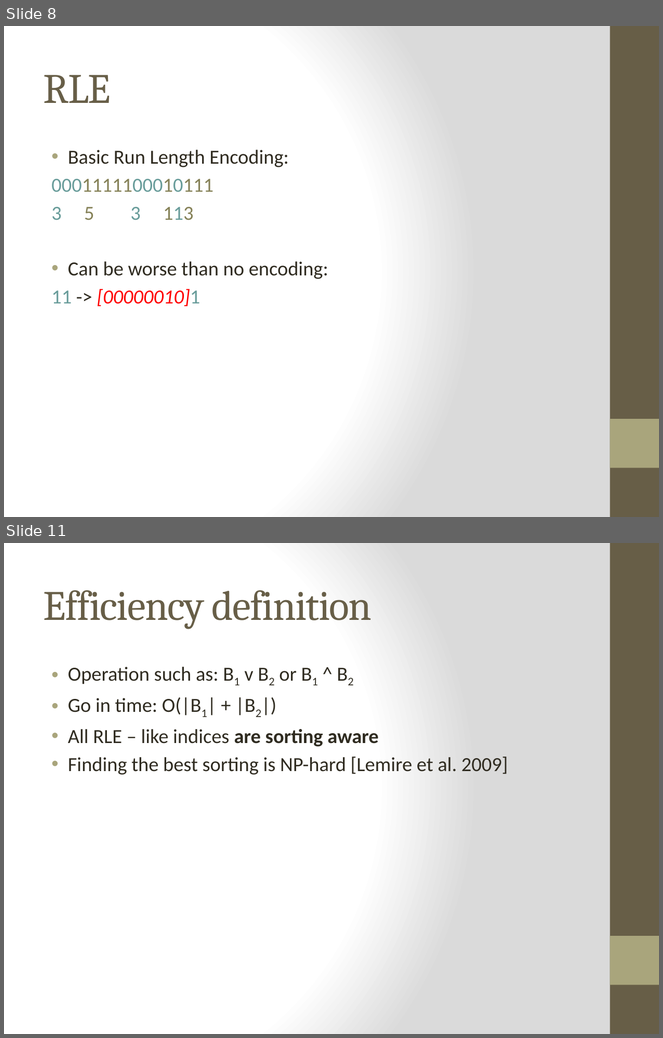
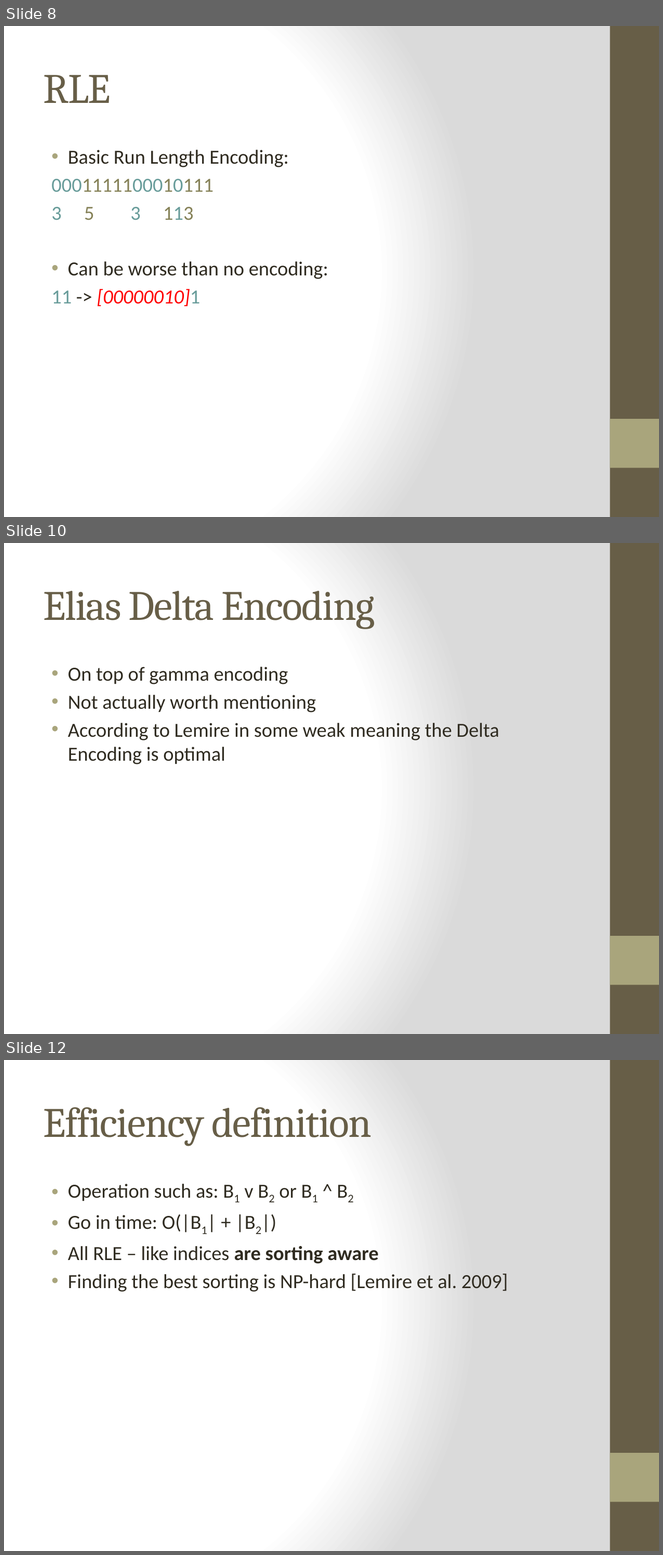
Before and after one commit to Dzess/DMARF, a slide deck: presentation/bitmap-compression/bitmap-index-compression.pptx. Shown one above the other, each under a label of ours: slides 8 and 11 before the commit, slides 8, 10 and 12 after it; the slides between them are not shown. The pictures are 663x1038 and 663x1555 pixels, drawn with LibreOffice and Linux fonts; fonts in the diff are those of the drawing. Boxes give left, top, right and bottom in pixels: in the first picture for what was removed or moved away, otherwise in the second. Text is boxed around its words. In the diff, an @@ line names an element or a change of style, - is before the commit and + after.

```diff
--- a/presentation/bitmap-compression/bitmap-index-compression.pptx
+++ b/presentation/bitmap-compression/bitmap-index-compression.pptx
@@ slide 10 added at [4,543,659,1034], background gradient #FFFFFF to #DADADA; not listed: 2 template elements that a slide beside it also shows @@
@@ title added at [44,591,375,629], 46 pt, text #675E47 @@
+Elias Delta Encoding
@@ text added at [68,667,499,765], 22 pt, text #2F2B20 @@
+• On top of gamma encoding
+• Not actually worth mentioning
+• According to Lemire in some weak meaning the Delta Encoding is optimal
@@ what was slide 11 is now slide 12 @@
```
Also in this commit, not shown: 5 slides changed.
